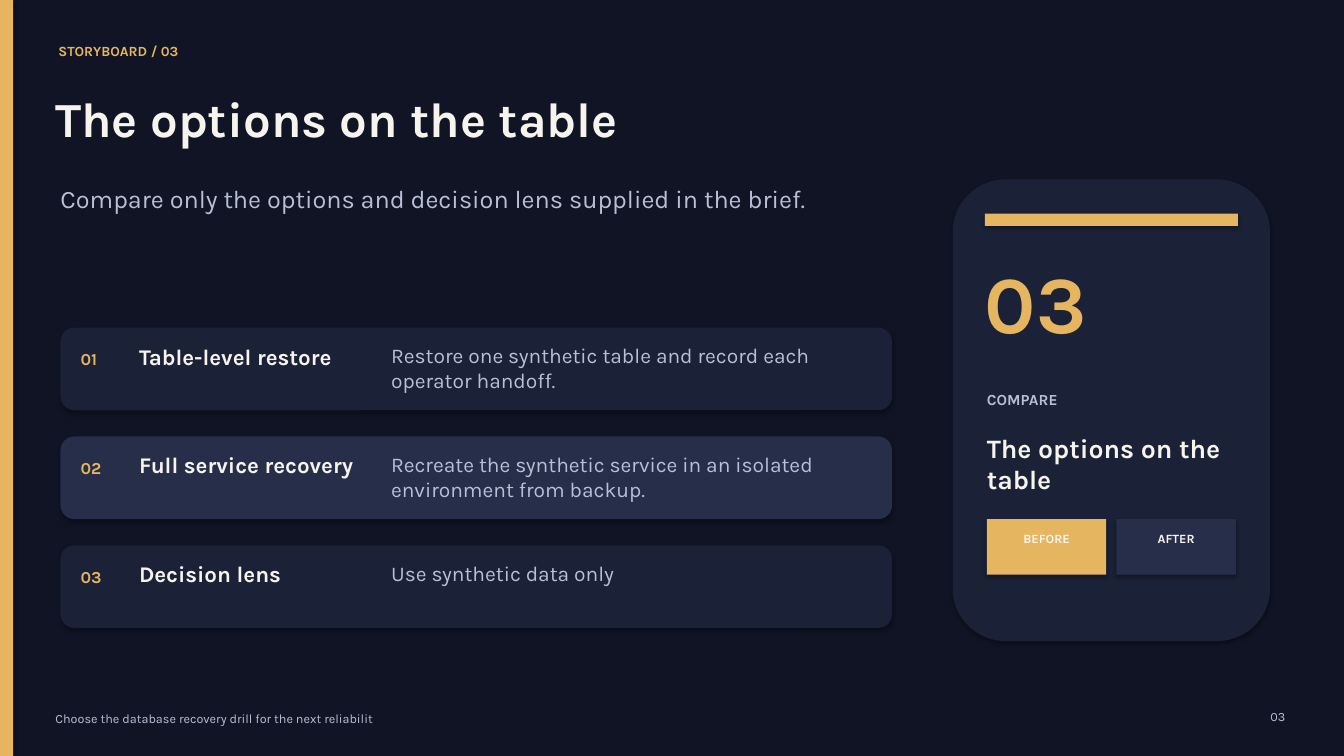
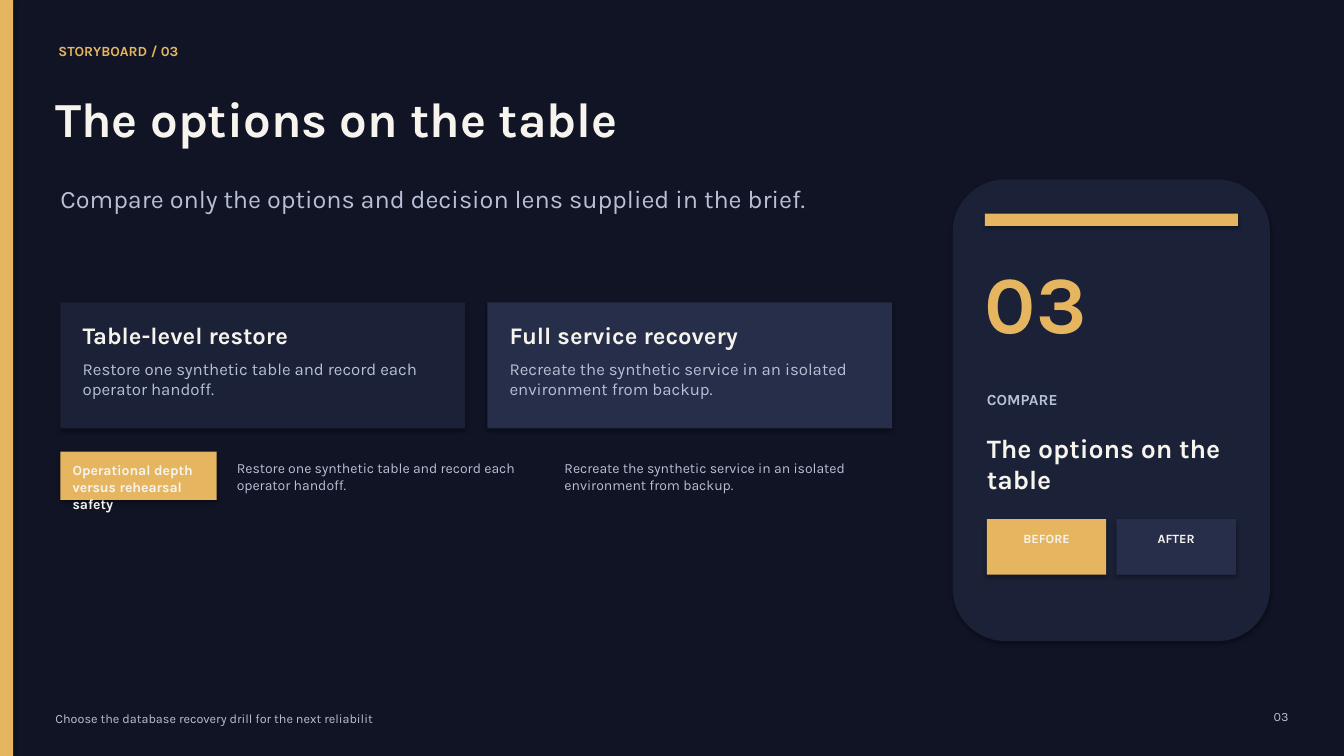
Before and after one commit to OthmaneBlial/Storyboard-Studio, a slide deck: slide 4 of gallery/recovery-drill/deck.pptx. Drawn at 1344x756 pixels with LibreOffice and Linux fonts; fonts in the diff are those of the drawing. Boxes give left, top, right and bottom in pixels: in the first picture for what was removed or moved away, otherwise in the second. Text is boxed around its words. In the diff, an @@ line names an element or a change of style, - is before the commit and + after.

```diff
--- a/gallery/recovery-drill/deck.pptx
+++ b/gallery/recovery-drill/deck.pptx
@@ rectangle: place and size @@
-rectangle at [60, 328, 892, 410]
+rectangle at [60, 302, 465, 429]
@@ rectangle at [60, 302, 465, 429]: rounded rectangle to rectangle @@
@@ text "Table-level restore": place and size @@
-text "Table-level restore" at [139, 349, 331, 366]
+text "Table-level restore" at [83, 327, 288, 345]
@@ text "Table-level restore" at [83, 327, 288, 345]: size 16 to 17 pt @@
@@ rectangle added at [487, 302, 891, 429], fill #262E49 @@
@@ text "Full service recovery" at [510, 327, 738, 350]: size 16 to 17 pt @@
@@ text "Full service recovery": place and size @@
-text "Full service recovery" at [139, 457, 354, 479]
+text "Full service recovery" at [510, 327, 738, 350]
@@ text removed at [81, 354, 98, 365] @@
-01
@@ text "Restore one synthetic table and ...": place and size @@
-text "Restore one synthetic table and ..." at [391, 348, 809, 393]
+text "Restore one synthetic table and ..." at [83, 363, 417, 399]
@@ text "Restore one synthetic table and ..." at [83, 363, 417, 399]: size 15 to 12 pt @@
@@ text added at [510, 363, 847, 399], 12 pt, text #B8C0D6 @@
+Recreate the synthetic service in an isolated environment from backup.
@@ rounded rectangle removed at [60, 437, 892, 519] @@
@@ rectangle added at [60, 452, 217, 500], fill #E5B560 @@
@@ text added at [73, 465, 193, 513], 10 pt, text #F7F4EE, bold @@
+Operational depth versus rehearsal safety
@@ text removed at [81, 463, 102, 474] @@
-02
@@ text added at [237, 463, 514, 493], 10 pt, text #B8C0D6 @@
+Restore one synthetic table and record each operator handoff.
@@ text "Recreate the synthetic service in ...": place and size @@
-text "Recreate the synthetic service in ..." at [391, 457, 812, 502]
+text "Recreate the synthetic service in ..." at [564, 463, 845, 494]
@@ text "Recreate the synthetic service in ..." at [564, 463, 845, 494]: size 15 to 10 pt @@
@@ rounded rectangle removed at [60, 545, 892, 628] @@
@@ text removed at [139, 566, 281, 583] @@
-Decision lens
@@ text removed at [391, 566, 614, 586] @@
-Use synthetic data only
@@ text removed at [81, 572, 102, 583] @@
-03
@@ text "03": place and size @@
-text "03" at [1270, 713, 1285, 721]
+text "03" at [1274, 713, 1289, 721]
```
Also in this commit, not shown: 4 other slides changed, 27 other files.
